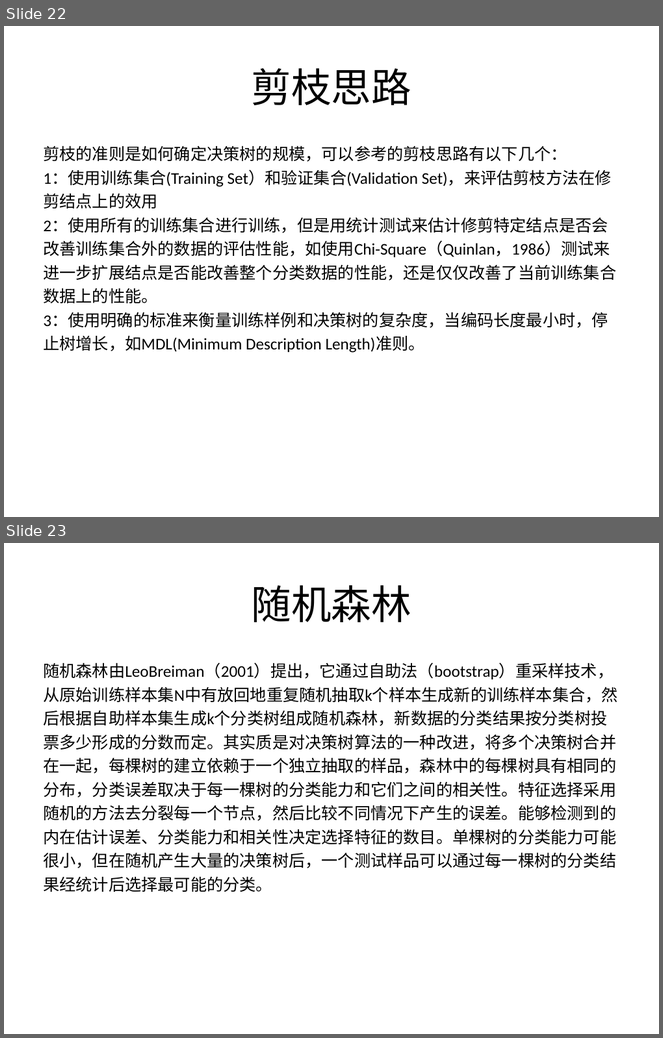
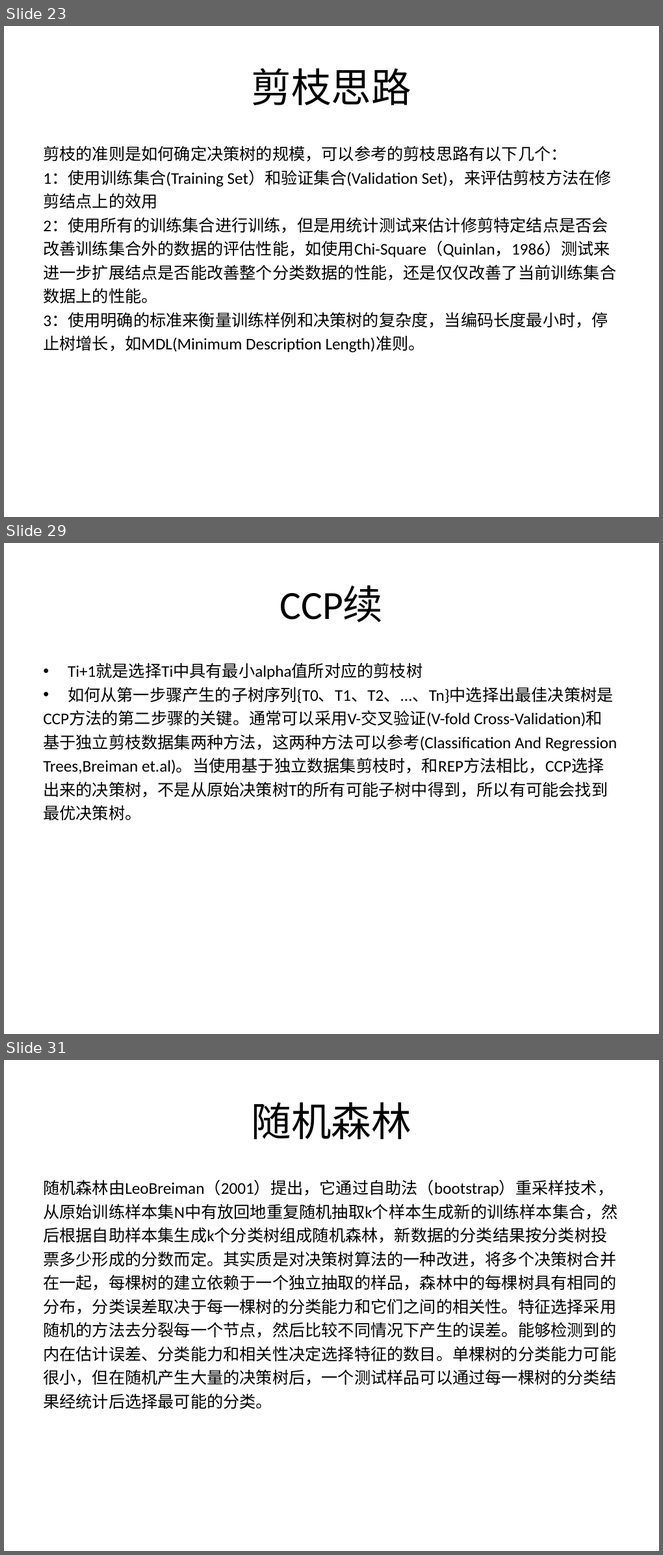
Before and after one commit to fighting-one-piece/shell-scripts, a slide deck: data_mining/src/main/resources/doc/decisiontree.ppt. Shown one above the other, each under a label of ours: slides 22 and 23 before the commit, slides 23, 29 and 31 after it; the slides between them are not shown. The pictures are 663x1038 and 663x1555 pixels, drawn with LibreOffice and Linux fonts; fonts in the diff are those of the drawing. Boxes give left, top, right and bottom in pixels: in the first picture for what was removed or moved away, otherwise in the second. Text is boxed around its words. In the diff, an @@ line names an element or a change of style, - is before the commit and + after.

```diff
--- a/data_mining/src/main/resources/doc/decisiontree.ppt
+++ b/data_mining/src/main/resources/doc/decisiontree.ppt
@@ slide 29 added at <box>4,543,659,1034</box>, background #FFFFFF @@
@@ title added at <box>280,586,383,622</box>, 44 pt, text #000000 @@
+CCP续
@@ text added at <box>43,664,618,821</box>, 18 pt, text #000000 @@
+• Ti+1就是选择Ti中具有最小alpha值所对应的剪枝树
+• 如何从第一步骤产生的子树序列{T0、T1、T2、...、Tn}中选择出最佳决策树是
+CCP方法的第二步骤的关键。通常可以采用V-交叉验证(V-fold Cross-Validation)和
+基于独立剪枝数据集两种方法，这两种方法可以参考(Classification And Regression
+Trees,Breiman et.al)。当使用基于独立数据集剪枝时，和REP方法相比，CCP选择
+出来的决策树，不是从原始决策树T的所有可能子树中得到，所以有可能会找到
+最优决策树。
@@ what was slide 22 is now slide 23 @@
@@ what was slide 23 is now slide 31 @@
```
Also in this commit, not shown: 1 slide changed, 9 other slides added, 6 other files.
